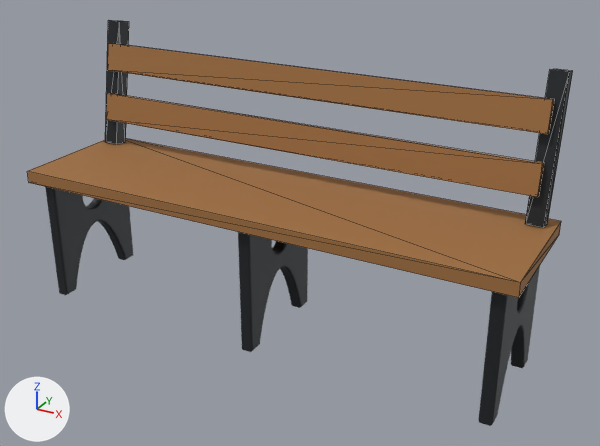
Two versions of the glTF model examples/bench.gltf, one commit apart.
One viewpoint serves both versions: a 50 mm camera at (1.187, -2.0, 1.374) aimed at (0.073, 0.025, 0.362). Arrows for +X, +Y and +Z are at lower left; the lights stay in place. The older version comes first. Mesh edges are drawn as thin lines on the coarser meshes.

Before the edit, the objects in view are built like this:
```python
me_mesh_1 = bpy.data.meshes.new('Mesh_1')
me_mesh_1.from_pydata(...)  # a box spanning x -0.025..0.025, y -0.025..0.025, z -0.21..0.21
me_mesh_1.materials.append(mat_metal)  # dark grey #33373a
me_mesh_2 = bpy.data.meshes.new('Mesh_2')
me_mesh_2.from_pydata(...)  # a box spanning x -0.745..0.745, y -0.013..0.013, z -0.045..0.045
me_mesh_2.materials.append(mat_wood)  # brown #a06f3f
ob_back_post_002 = bpy.data.objects.new('back post.002', me_mesh_1)
ob_back_post_002.parent = ob_backrest_001
ob_back_post_002.location = (0.745, 0.0, 0.21)
ob_back_slat_001 = bpy.data.objects.new('back slat.001', me_mesh_2)
ob_back_slat_001.parent = ob_backrest_001
ob_back_slat_001.location = (0.0, -0.0375, 0.13)
ob_back_slat_002 = bpy.data.objects.new('back slat.002', me_mesh_2)
ob_back_slat_002.parent = ob_backrest_001
ob_back_slat_002.location = (0.0, -0.0375, 0.3)
# also in view: 'cast frame.003' at (0.745, 0.0, 0.205); 'cast frame.002' at (0.0, 0.0, 0.205); 'cast frame.001' at (-0.745, 0.0, 0.205); 'back post.001' at (-0.745, 0.191, 0.657); 'seat' at (0.0, 0.0, 0.43)
```
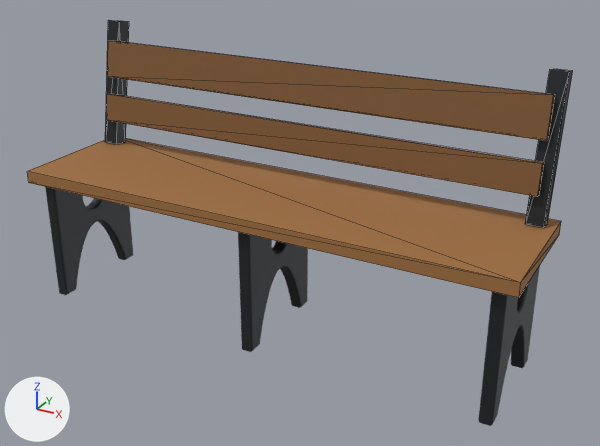
Changed parts and their boxes [x1, y1, x2, y2] in the pictures (600 x 446 px):
'back slat.002', recoloured, reshaped, moved, turned: before [108, 43, 555, 134]; after [107, 41, 555, 141]
'back slat.001', recoloured, turned: before [106, 93, 544, 197]; after [106, 94, 544, 197]

What the commit changed:
Material 'trim' (mat_trim) is new.
Its base color is (0.21, 0.096, 0.03) (brown #7e5730).
Its roughness is 0.7.
me_mesh_2 has 8 vertices, 12 faces and spans x -0.745..0.745, y -0.013..0.013, z -0.045..0.045.
me_mesh_2 no longer uses material mat_wood (brown #a06f3f).
me_mesh_2 gains material mat_trim (brown #7e5730).
Mesh me_mesh_4 is new.
It is a box spanning x -0.745..0.745, y -0.012..0.012, z -0.06..0.06.
It uses material mat_trim (brown #7e5730).
Object 'back slat.001' (ob_back_slat_001) turns from (0, 0, 0) to (0, -0.1, 0) degrees about x, y and z.
Object 'back slat.002' (ob_back_slat_002) now shows me_mesh_4 instead of me_mesh_2.
Object 'back slat.002' (ob_back_slat_002) moves from (0.0, -0.0375, 0.3) to (0.0, -0.0375, 0.295).
Object 'back slat.002' (ob_back_slat_002) turns from (0, 0, 0) to (0, -0.1, 0) degrees about x, y and z.
